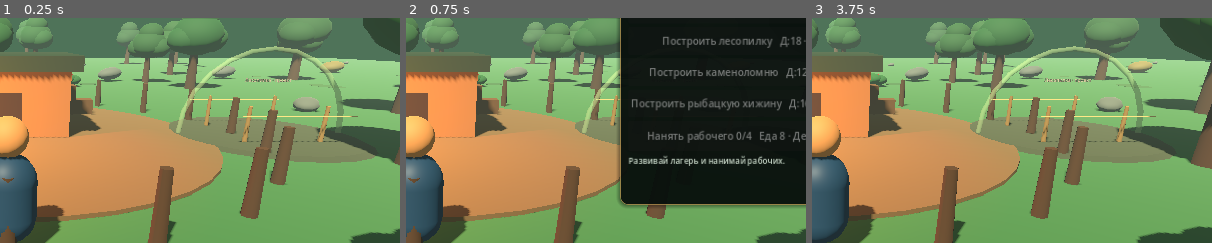
Above: before the commit, frames 1-3 (left to right).
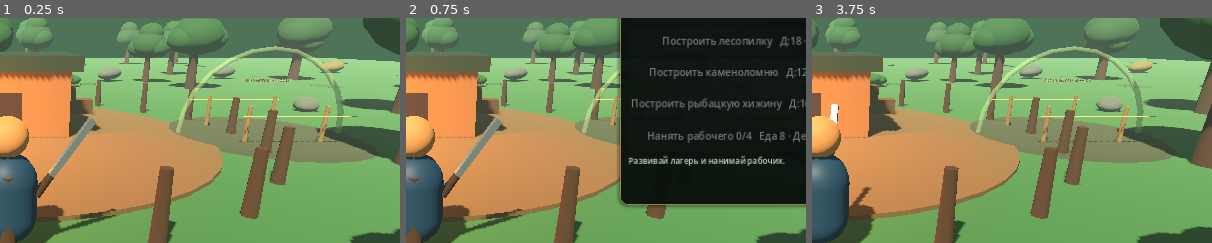
Above: after the commit, the same moments.

Repository: uniafing-ship-it/my-camp-game
Game: Godot game, scene res://scenes/Main.tscn
Same seed, same stepped clock (60 frames per second), same inputs: the game is played once before the commit and once after it.
Inputs (mouse positions are % of the whole screen's width and height, from its top left):
- Up to frame 1 (0.25 s): no input
- Up to frame 2 (0.75 s): click "ЛАГЕРЬ" at 0.5 s
- Up to frame 3 (3.75 s): click "ЗАКРЫТЬ" at 1.25 s; tap Enter at 2 s; drag from (8, 86) to (60, 28) at 2.02 s; drag from (30, 55) to (45, 70) at 2.77 s; tap Space at 3.5 s; move the mouse to (60, 28) at 3.52 s; hold D from 3.53 s (still down); hold Shift from 3.53 s (still down)
The pictures show only the part of the screen within x 49-99%, y 19-69%; the shares and areas given below are measured in that part.

The runs differ from the first frame. In frame 1, 1.4% of the frame differs, in the area x 9-30%, y 44-97%; in frame 2, 1.4%; in frame 3, 0.3%.

Commit message:
godot: add visible sword to player scene

Diff:
--- a/godot/scenes/player/Player.tscn
+++ b/godot/scenes/player/Player.tscn
@@ -27,6 +27,25 @@
 albedo_color = Color(0.72, 0.48, 0.28, 1)
 roughness = 0.72
 
+[sub_resource type="BoxMesh" id="SwordBlade"]
+size = Vector3(0.09, 0.95, 0.11)
+
+[sub_resource type="StandardMaterial3D" id="SwordMaterial"]
+albedo_color = Color(0.64, 0.72, 0.78, 1)
+roughness = 0.23
+metallic = 0.76
+
+[sub_resource type="CylinderMesh" id="SwordHandle"]
+top_radius = 0.055
+bottom_radius = 0.065
+height = 0.36
+radial_segments = 10
+
+[sub_resource type="StandardMaterial3D" id="HandleMaterial"]
+albedo_color = Color(0.22, 0.12, 0.055, 1)
+roughness = 0.86
+metallic = 0.04
+
 [node name="Player" type="CharacterBody3D"]
 script = ExtResource("1_player")
 
@@ -48,6 +67,22 @@
 material_override = SubResource("Material_head")
 cast_shadow = 1
 
+[node name="SwordPivot" type="Node3D" parent="Visual"]
+position = Vector3(0.53, 1.08, 0.05)
+rotation_degrees = Vector3(0, 0, -34)
+
+[node name="Blade" type="MeshInstance3D" parent="Visual/SwordPivot"]
+position = Vector3(0, 0.6, 0)
+mesh = SubResource("SwordBlade")
+material_override = SubResource("SwordMaterial")
+cast_shadow = 1
+
+[node name="Handle" type="MeshInstance3D" parent="Visual/SwordPivot"]
+position = Vector3(0, -0.05, 0)
+mesh = SubResource("SwordHandle")
+material_override = SubResource("HandleMaterial")
+cast_shadow = 1
+
 [node name="CameraPivot" type="Node3D" parent="."]
 position = Vector3(0, 1.45, 0)
 rotation_degrees = Vector3(-17, 0, 0)
Not shown: 1 places in godot/scenes/player/Player.tscn that only renumber resources
